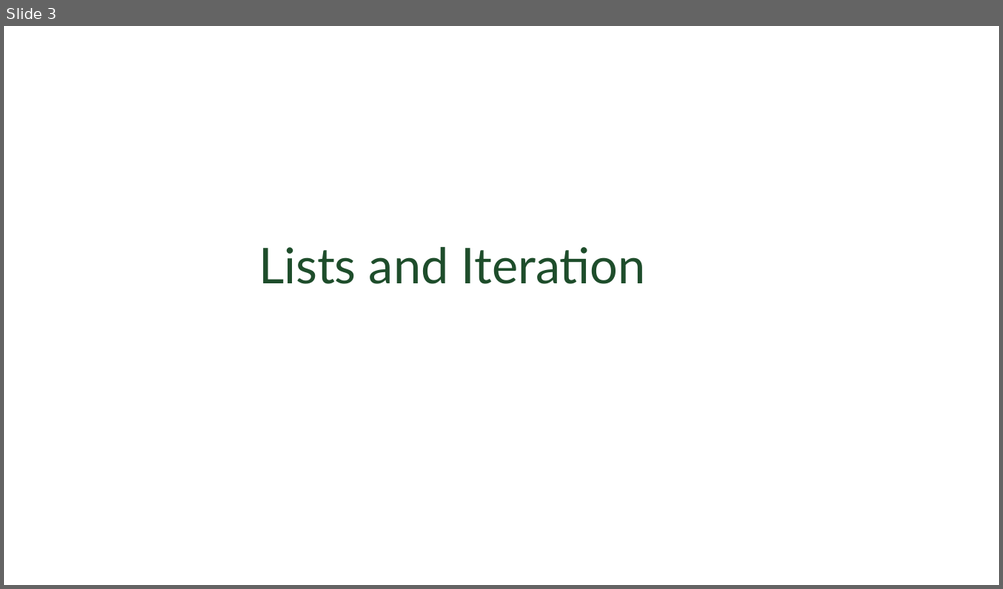
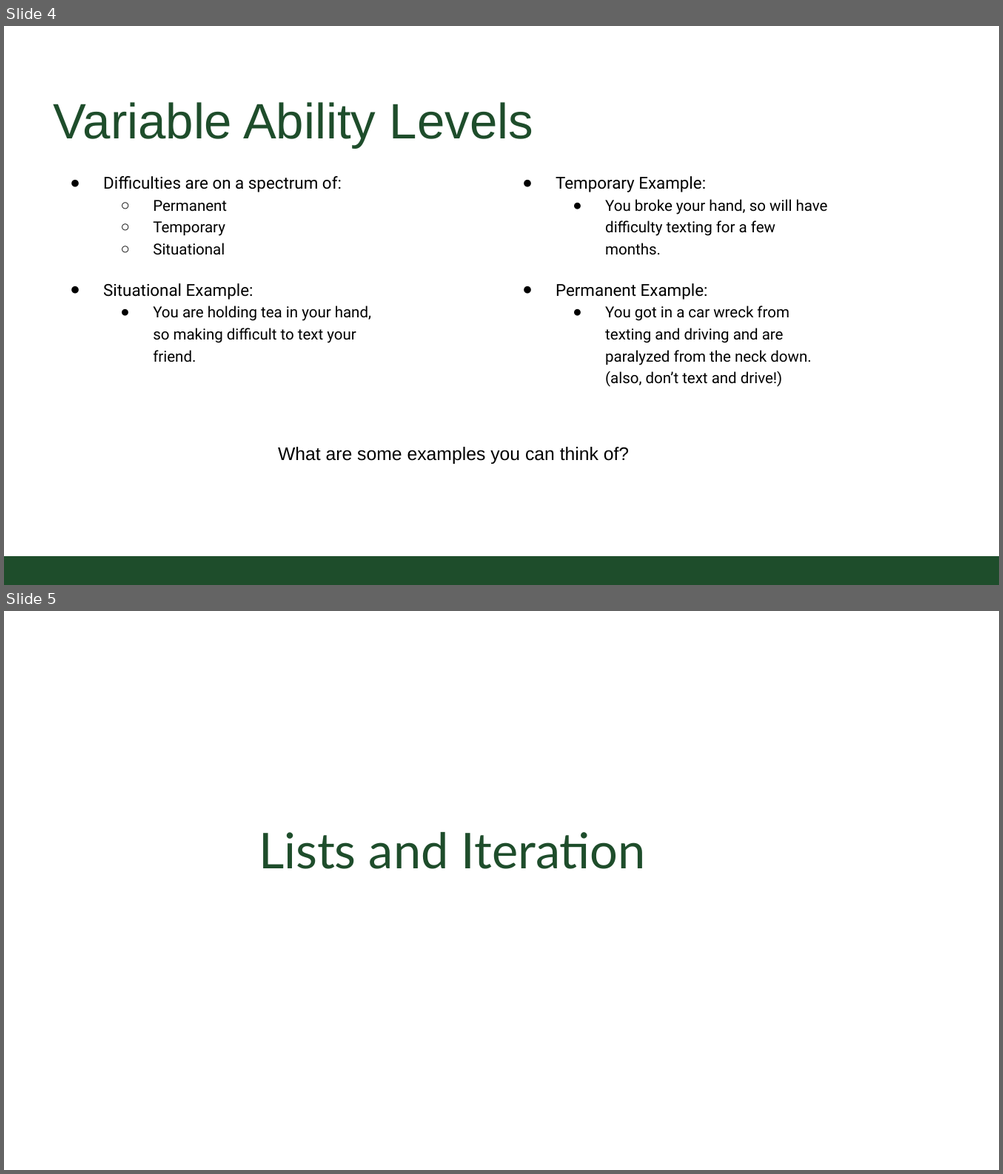
Before and after one commit to CSU-CS150B/handouts, a slide deck: Slides/On-Campus/06_01_ListsAndLoops.pptx. Shown one above the other, each under a label of ours: slide 3 before the commit, slides 4 and 5 after it. The pictures are 1003x589 and 1003x1174 pixels, drawn with LibreOffice and Linux fonts; fonts in the diff are those of the drawing; background and template pictures are left out. Boxes give left, top, right and bottom in pixels: in the first picture for what was removed or moved away, otherwise in the second. Text is boxed around its words. In the diff, an @@ line names an element or a change of style, - is before the commit and + after.

```diff
--- a/Slides/On-Campus/06_01_ListsAndLoops.pptx
+++ b/Slides/On-Campus/06_01_ListsAndLoops.pptx
@@ slide 4 added at box(4, 26, 999, 585), background #FFFFFF @@
@@ title added at box(54, 102, 533, 148), 54.4 pt, text #1E4D2B @@
+Variable Ability Levels
@@ text added at box(103, 176, 341, 255), 18.1 pt, text #000000 @@
+● Difficulties are on a spectrum of:
+  ○ Permanent
+  ○ Temporary
+  ○ Situational
@@ text added at box(555, 176, 828, 255), 16.6 pt, text #000000 @@
+● Temporary Example:
+  ● You broke your hand, so will have difficulty texting for a few months.
@@ text added at box(103, 284, 371, 363), 16.6 pt, text #000000 @@
+● Situational Example:
+  ● You are holding tea in your hand, so making difficult to text your friend.
@@ text added at box(555, 284, 811, 387), 16.6 pt, text #000000 @@
+● Permanent Example:
+  ● You got in a car wreck from texting and driving and are paralyzed from the neck down. (also, don’t text and drive!)
@@ text added at box(278, 447, 629, 464), 20 pt, text #000000 @@
+What are some examples you can think of?
@@ rectangle added at box(4, 557, 999, 585), fill #1E4D2B @@
@@ what was slide 3 is now slide 5 @@
```
Also in this commit, not shown: 3 slides changed, 4 other slides added.
